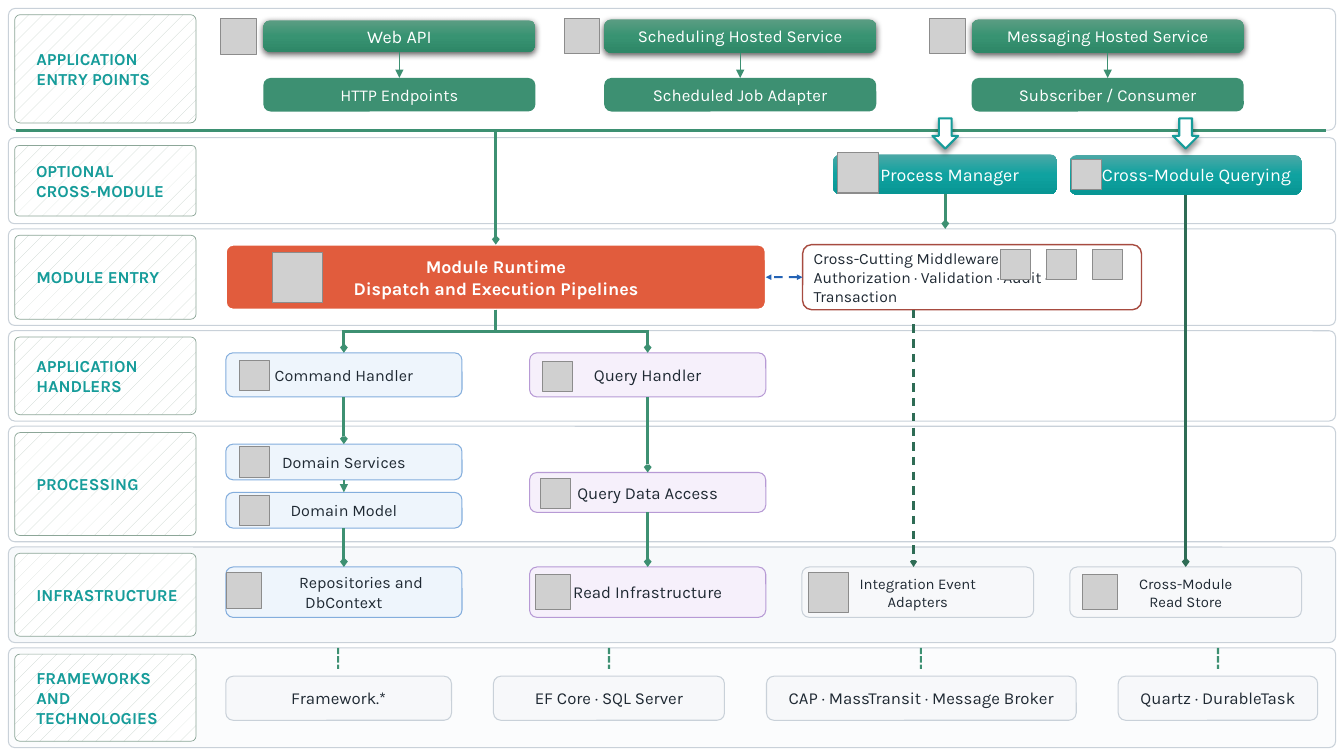
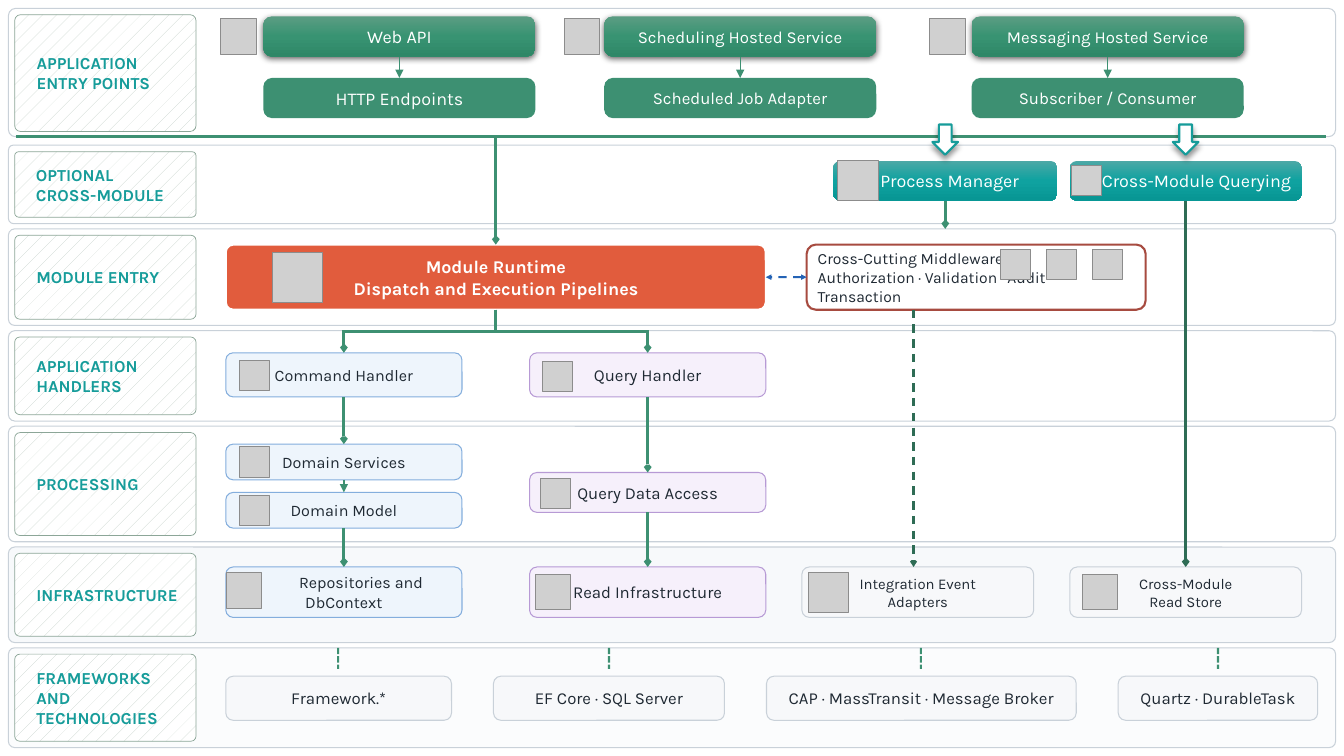
Before and after one commit to ali-golshani/CleanArchitecture, a slide deck: slide 1 of docs/CleanArchitecture-Execution-Flow.pptx. Drawn at 1344x756 pixels with LibreOffice and Linux fonts; fonts in the diff are those of the drawing; grey boxes stand for pictures. Boxes give left, top, right and bottom in pixels: in the first picture for what was removed or moved away, otherwise in the second. Text is boxed around its words. In the diff, an @@ line names an element or a change of style, - is before the commit and + after.

```diff
--- a/docs/CleanArchitecture-Execution-Flow.pptx
+++ b/docs/CleanArchitecture-Execution-Flow.pptx
@@ rounded rectangle resized from (x1=8, y1=8, x2=1336, y2=130) to (x1=8, y1=8, x2=1336, y2=136) @@
@@ rounded rectangle "APPLICATION" resized from (x1=15, y1=15, x2=197, y2=123) to (x1=15, y1=15, x2=197, y2=132) @@
@@ rounded rectangle "Web API" resized from (x1=263, y1=20, x2=535, y2=51) to (x1=263, y1=16, x2=535, y2=56) @@
@@ rounded rectangle "Scheduling Hosted Service" resized from (x1=604, y1=19, x2=876, y2=52) to (x1=604, y1=16, x2=876, y2=56) @@
@@ rounded rectangle "Messaging Hosted Service" resized from (x1=972, y1=19, x2=1244, y2=52) to (x1=972, y1=16, x2=1244, y2=56) @@
@@ arrow moved from (399, 51) - (399, 78) to (399, 56) - (399, 78) @@
@@ arrow moved from (740, 52) - (740, 78) to (740, 56) - (740, 78) @@
@@ arrow moved from (1108, 52) - (1108, 78) to (1108, 56) - (1108, 78) @@
@@ rounded rectangle "HTTP Endpoints" resized from (x1=263, y1=78, x2=535, y2=111) to (x1=263, y1=78, x2=535, y2=118) @@
@@ rounded rectangle "HTTP Endpoints" at (x1=263, y1=78, x2=535, y2=118): size 11.8 to 12.8 pt @@
@@ rounded rectangle "Scheduled Job Adapter" resized from (x1=604, y1=78, x2=876, y2=111) to (x1=604, y1=78, x2=876, y2=118) @@
@@ rounded rectangle "Subscriber / Consumer" resized from (x1=972, y1=78, x2=1244, y2=111) to (x1=972, y1=78, x2=1244, y2=118) @@
@@ rounded rectangle resized from (x1=8, y1=138, x2=1336, y2=224) to (x1=8, y1=145, x2=1336, y2=224) @@
@@ arrow moved from (496, 130) - (496, 245) to (496, 138) - (496, 245) @@
@@ rounded rectangle "OPTIONAL" resized from (x1=15, y1=145, x2=197, y2=216) to (x1=15, y1=151, x2=197, y2=217) @@
@@ 2 rounded rectangles, 2 down arrows, 2 pictures, 1 line moved together from (x1=16, y1=118, x2=1327, y2=196) to (x1=16, y1=125, x2=1327, y2=202) @@
@@ arrow moved from (946, 195) - (946, 229) to (946, 201) - (946, 229) @@
@@ arrow moved from (1186, 195) - (1186, 567) to (1186, 201) - (1186, 567) @@
@@ rounded rectangle "Cross-Cutting Middleware" moved from (x1=803, y1=245, x2=1141, y2=311) to (x1=807, y1=245, x2=1145, y2=311) @@
@@ rounded rectangle "Cross-Cutting Middleware" at (x1=807, y1=245, x2=1145, y2=311): outline #A74B40 1 pt to #A74B40 1.5 pt @@
@@ double arrow moved from (803, 277) - (766, 277) to (807, 277) - (766, 277) @@
```
Also in this commit, not shown: 1 other file.
